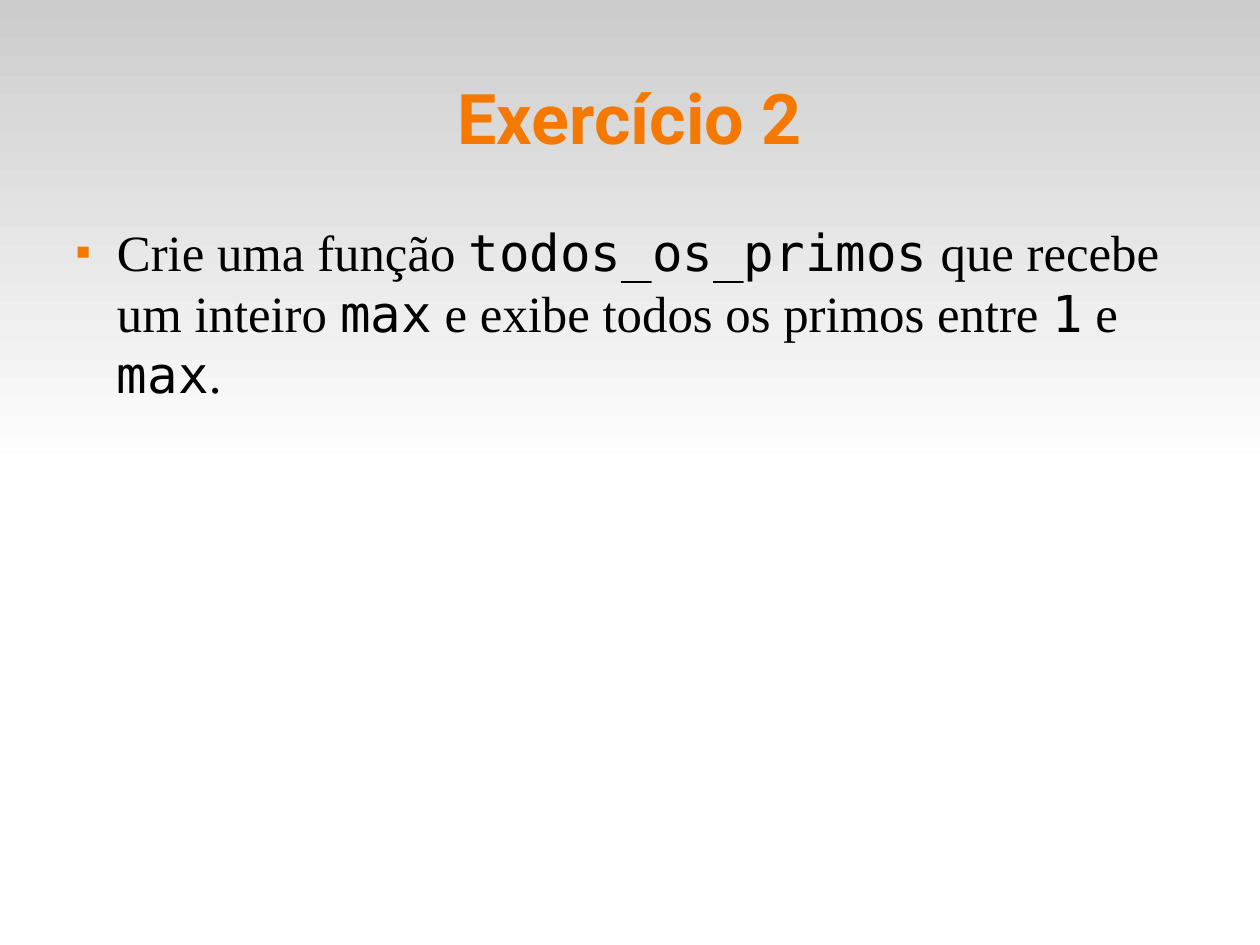
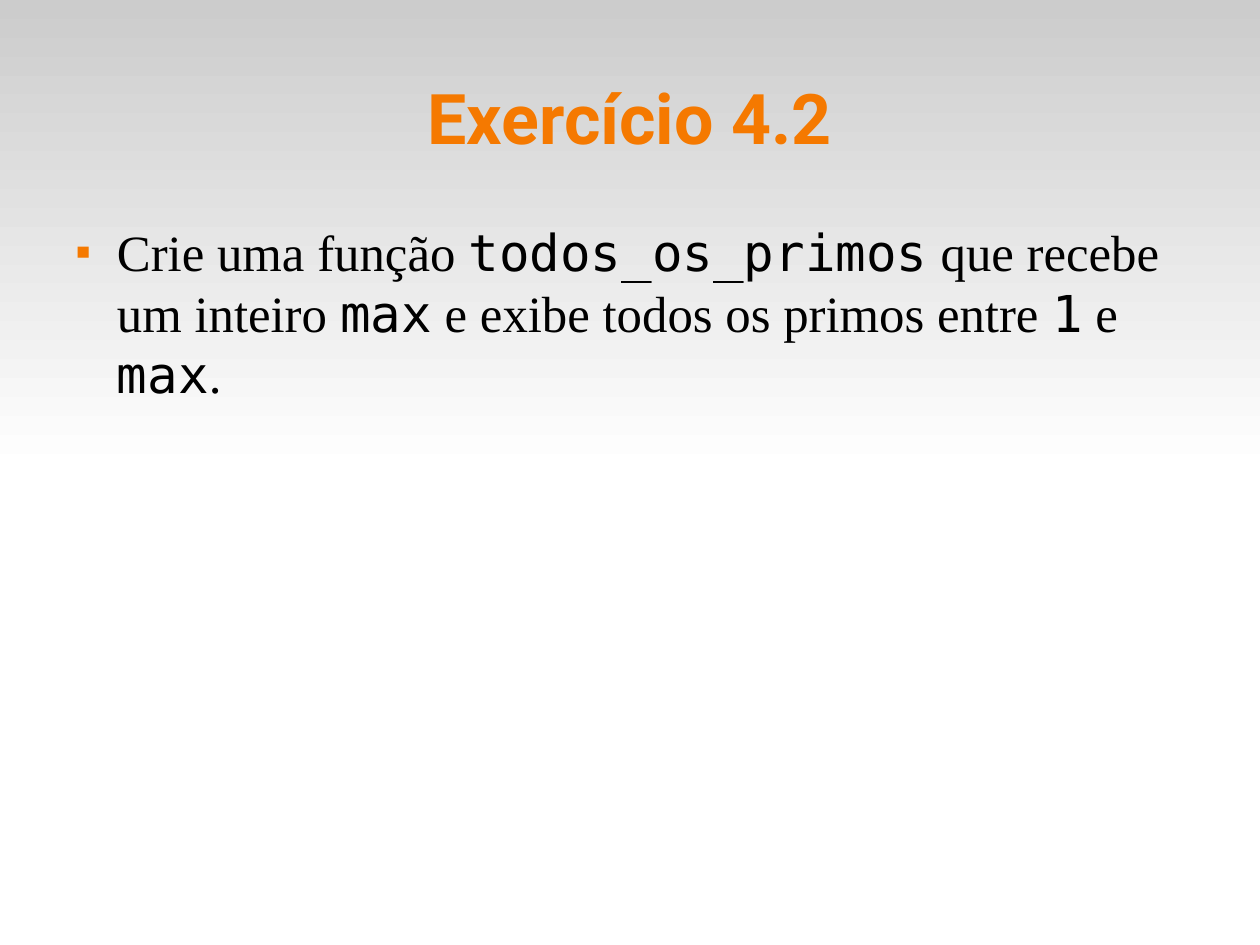
Before and after one commit to fsantanna-uerj/LP1, a slide deck: slide 8 of Slides/lp1-04-funcoes.odp. Drawn at 1260x945 pixels with LibreOffice and Linux fonts; fonts in the diff are those of the drawing. Boxes give left, top, right and bottom in pixels: in the first picture for what was removed or moved away, otherwise in the second. Text is boxed around its words. In the diff, an @@ line names an element or a change of style, - is before the commit and + after.

```diff
--- a/Slides/lp1-04-funcoes.odp
+++ b/Slides/lp1-04-funcoes.odp
@@ title at (427,92,831,145): text changed @@
-Exercício 2
+Exercício 4.2
```
Also in this commit, not shown: 1 other slide changed, 11 other files.
